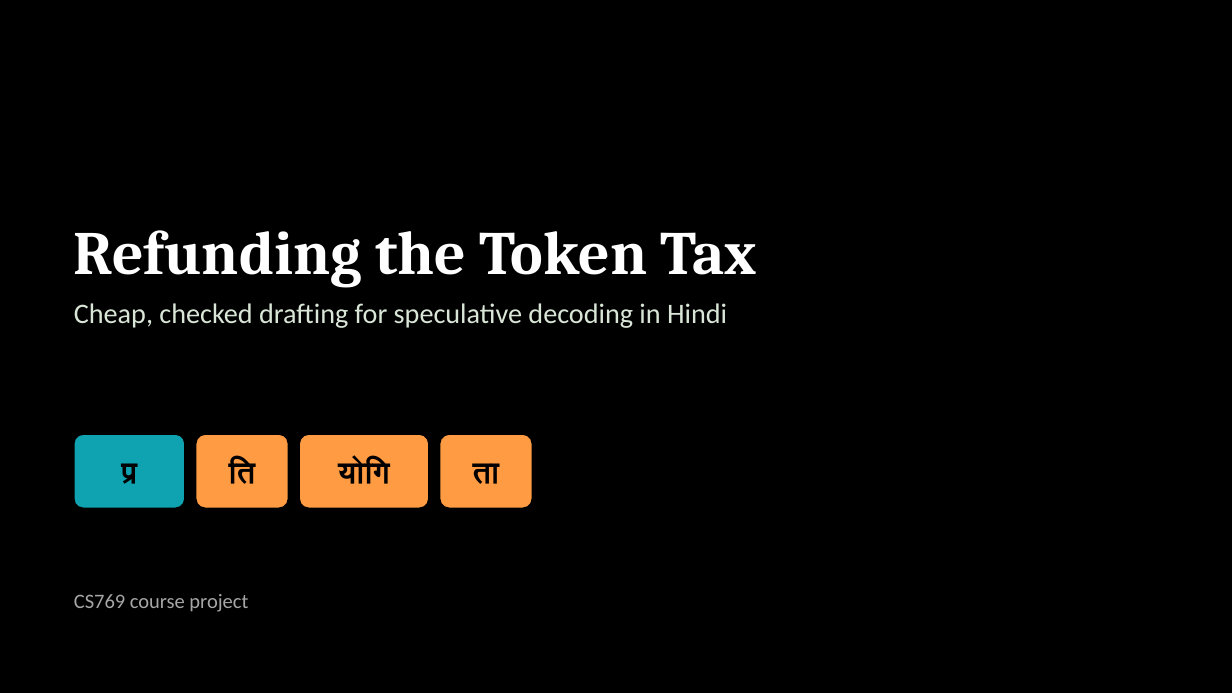
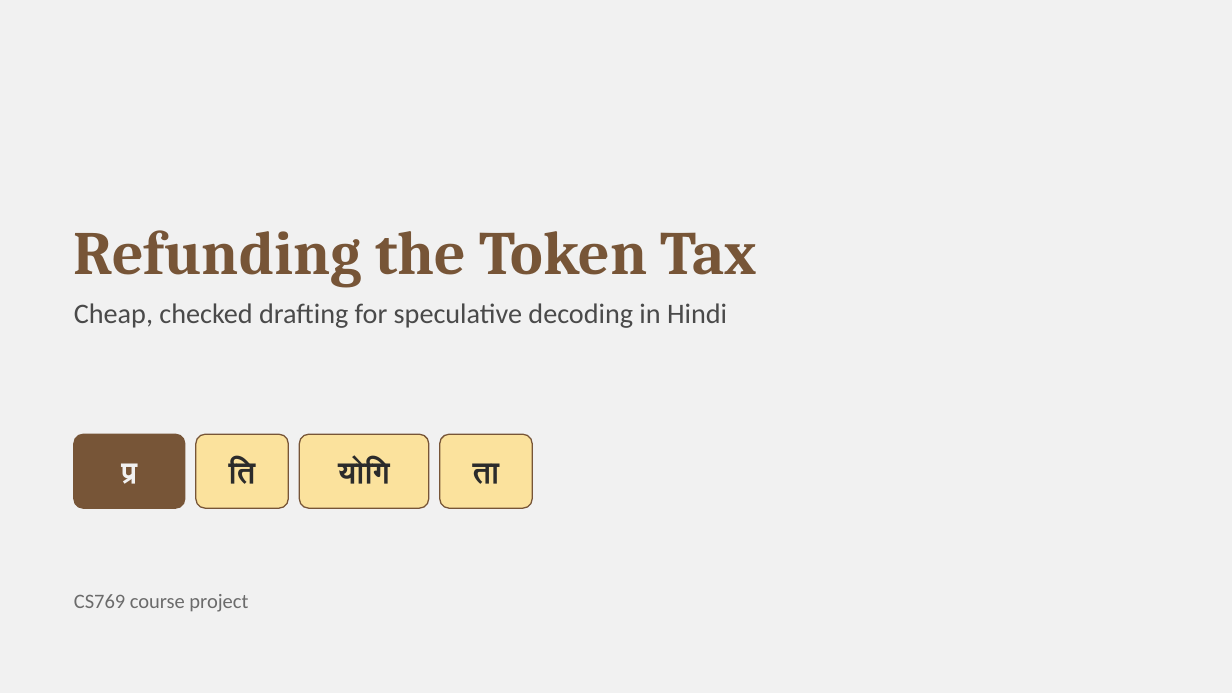
Before and after one commit to https-kanika/Linguistically-guided-MTP, a slide deck: slide 1 of slides/token_tax_refund.pptx. Drawn at 1232x693 pixels with LibreOffice and Linux fonts; fonts in the diff are those of the drawing. Boxes give left, top, right and bottom in pixels: in the first picture for what was removed or moved away, otherwise in the second. Text is boxed around its words. In the diff, an @@ line names an element or a change of style, - is before the commit and + after.

Commit message:
Slides: seashell theme (Old Copper, Butter Yellow, Nebula)

```diff
--- a/slides/token_tax_refund.pptx
+++ b/slides/token_tax_refund.pptx
@@ background #000000 to #F1F1F1 @@
@@ title "Refunding the Token Tax" at (74, 230, 757, 287): text colour #FFFFFF to #775537 @@
@@ text "Cheap, checked drafting for speculative ..." at (74, 303, 727, 328): text colour #D9E5D6 to #4A4A4A @@
@@ text "प्र" at (121, 463, 137, 484): text colour #000000 to #F1F1F1 @@
@@ rounded rectangle at (74, 434, 185, 508): fill #0FA3B1 to #775537; outline #000000 1 pt to #775537 1 pt @@
@@ text colour #000000 to #2B2B2B in 3 elements at (229, 459, 256, 484), (338, 459, 390, 484), (473, 463, 500, 484) @@
@@ fill #FF9B42 to #FBE29D; outline #000000 1 pt to #775537 1 pt in 3 elements at (196, 434, 288, 508), (299, 434, 429, 508), (440, 434, 532, 508) @@
@@ text "CS769 course project" at (74, 594, 248, 612): text colour #A6A6A6 to #6B6B6B @@
```
Also in this commit, not shown: 16 other slides changed, 1 other file.
